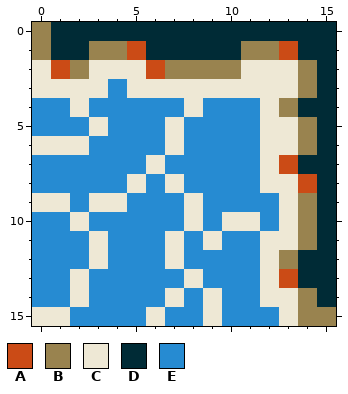
Pixel-art file, stored at ProjectMicro/Assets/Art/Tiles/Water_SW.aseprite. Above is the file before it was changed.
16x16 pixels, 1 frame.
Palette (. is transparent): A #cb4b16  B #99834f  C #eee8d5  D #002b36  E #268bd2
After the commit:
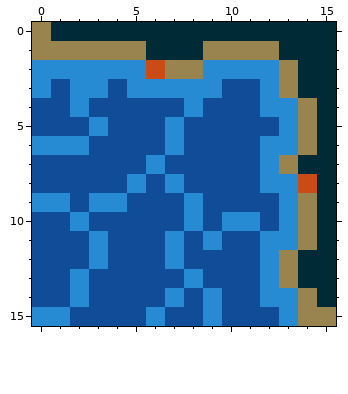
Changes in this commit:
@@ palette @@
-C #eee8d5
+C #268bd2
-E #268bd2
+E #114c99
@@ x 0..15 @@
  0 BDDDDDDDDDDDDDDD
- 1 BDDBBADDDDDBBADD
- 2 CABCCCABBBBCCCBD
- 3 CCCCECCCCCCCCCBD
- 4 EECEEEEECEEECBDD
- 5 EEECEEECEEEECCBD
+ 1 BBBBBBDDDBBBBDDD
+ 2 CCCCCCABBCCCCBDD
+ 3 CECCECCCCCEECBDD
+ 4 EECEEEEECEEECCBD
+ 5 EEECEEECEEEEECBD
  6 CCCEEEECEEEECCBD
- 7 EEEEEECEEEEECADD
+ 7 EEEEEECEEEEECBDD
  8 EEEEECECEEEECCAD
@@ x 11..15 @@
 12 ECBDD
-13 ECADD
+13 ECBDD
 14 ECCBD
Pixel boxes of the changes (left, top, right, bottom) in both pictures:
changed: (32, 41, 317, 326)
